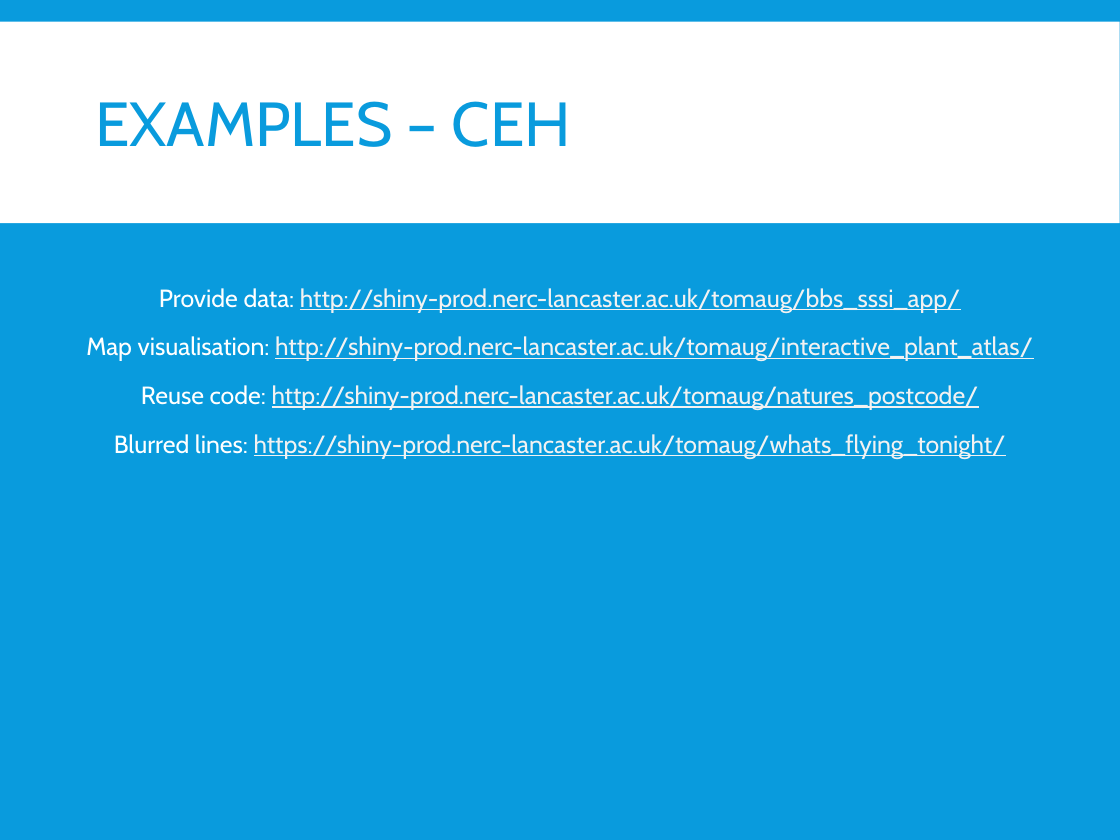
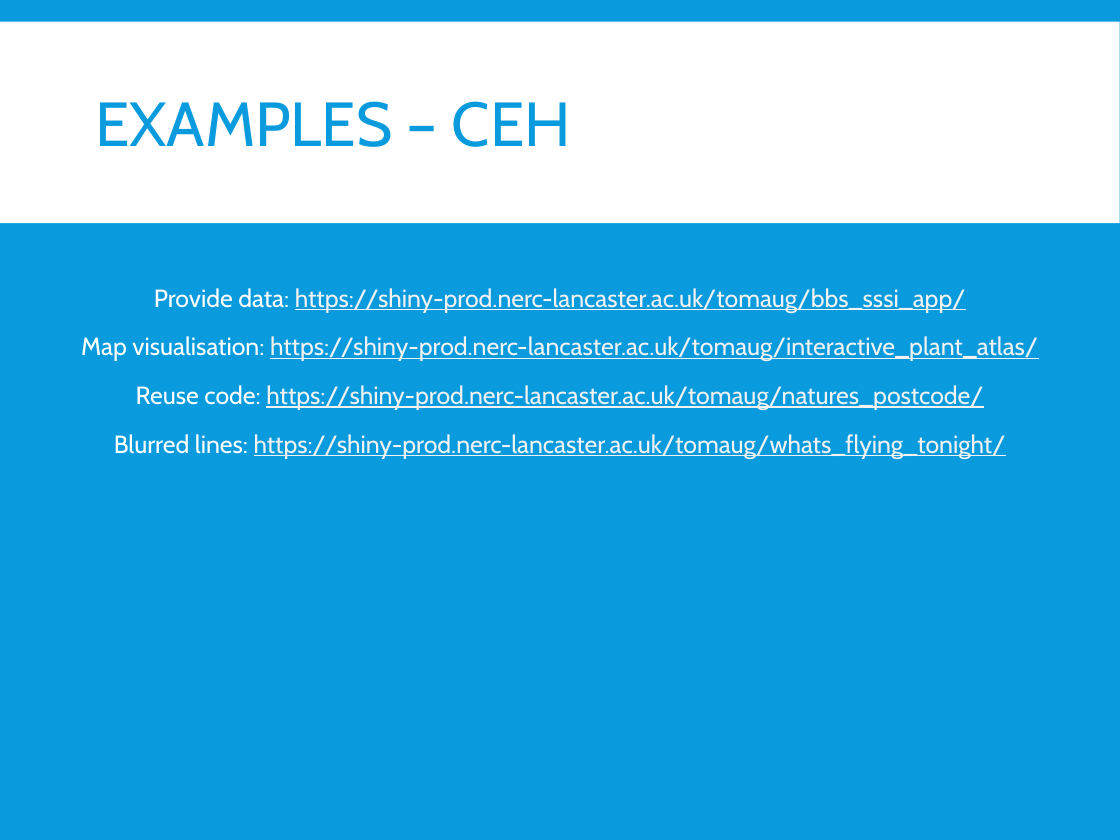
Before and after one commit to NERC-CEH/Stats_R_Resources, a slide deck: slide 6 of Shiny/Talk/Shiny_intro_tomaugust.pptx. Drawn at 1120x840 pixels with LibreOffice and Linux fonts; fonts in the diff are those of the drawing. Boxes give left, top, right and bottom in pixels: in the first picture for what was removed or moved away, otherwise in the second. Text is boxed around its words. In the diff, an @@ line names an element or a change of style, - is before the commit and + after.

Commit message:
update shiny talk

```diff
--- a/Shiny/Talk/Shiny_intro_tomaugust.pptx
+++ b/Shiny/Talk/Shiny_intro_tomaugust.pptx
@@ text at bbox=[81, 288, 1038, 410]: text changed @@
-Provide data: http://shiny-prod.nerc-lancaster.ac.uk/tomaug/bbs_sssi_app/
-Map visualisation: http://shiny-prod.nerc-lancaster.ac.uk/tomaug/interactive_plant_atlas/
-Reuse code: http://shiny-prod.nerc-lancaster.ac.uk/tomaug/natures_postcode/
+Provide data: https://shiny-prod.nerc-lancaster.ac.uk/tomaug/bbs_sssi_app/
+Map visualisation: https://shiny-prod.nerc-lancaster.ac.uk/tomaug/interactive_plant_atlas/
+Reuse code: https://shiny-prod.nerc-lancaster.ac.uk/tomaug/natures_postcode/
```
